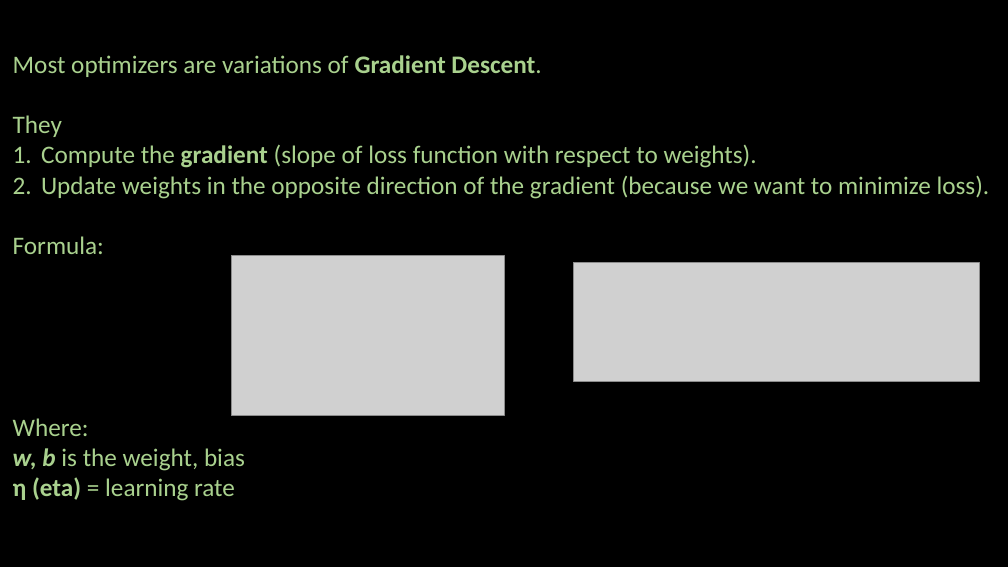
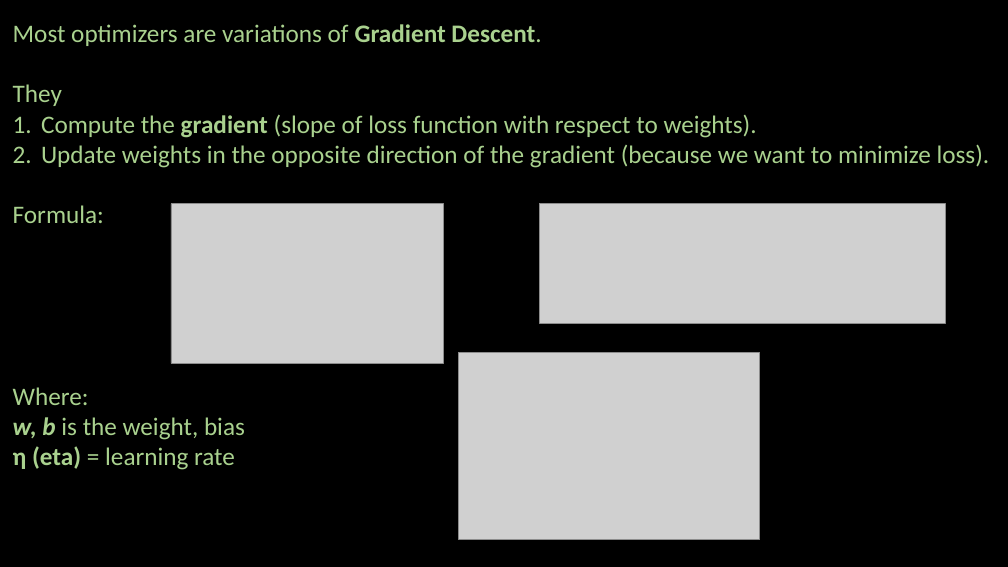
Before and after one commit to ash322ash422/youtube, a slide deck: slide 4 of deep_learning/1_ANN/4-optimizers-explained/optimizer.pptx (slide 3 before the commit). Drawn at 1008x567 pixels with LibreOffice and Linux fonts; fonts in the diff are those of the drawing; grey boxes stand for pictures; background and template pictures are left out. Boxes give left, top, right and bottom in pixels: in the first picture for what was removed or moved away, otherwise in the second. Text is boxed around its words. In the diff, an @@ line names an element or a change of style, - is before the commit and + after.

```diff
--- a/deep_learning/1_ANN/4-optimizers-explained/optimizer.pptx
+++ b/deep_learning/1_ANN/4-optimizers-explained/optimizer.pptx
@@ text "Most optimizers are variations of ...": place and size @@
-text "Most optimizers are variations of ..." at bbox=[13, 55, 990, 501]
+text "Most optimizers are variations of ..." at bbox=[13, 24, 990, 470]
@@ picture: place and size @@
-picture at bbox=[231, 256, 504, 415]
+picture at bbox=[171, 203, 443, 363]
@@ picture: place and size @@
-picture at bbox=[574, 262, 979, 382]
+picture at bbox=[540, 203, 945, 323]
@@ picture added at bbox=[459, 352, 760, 540] @@
```
Also in this commit, not shown: 1 other slide changed, 32 other files.
